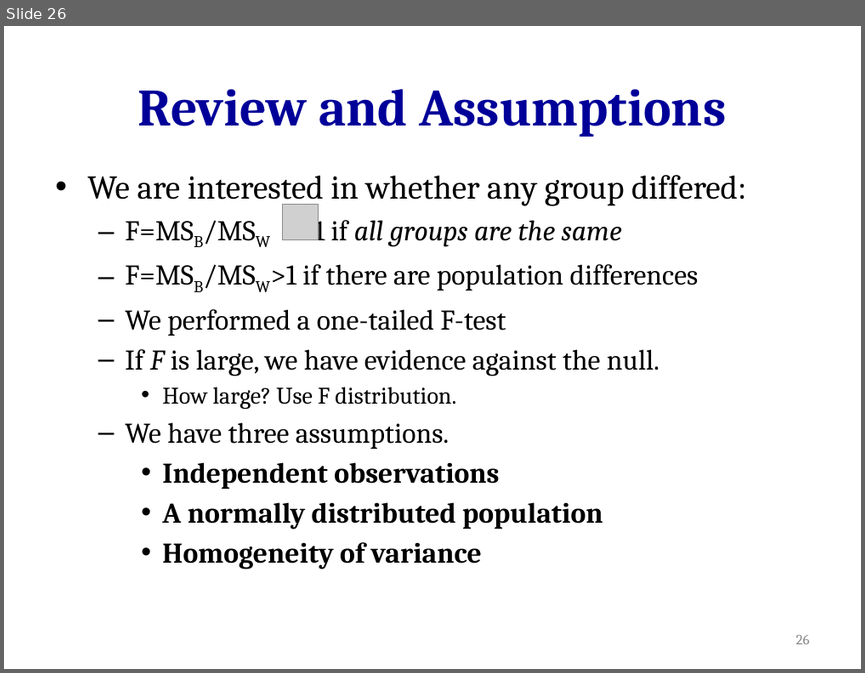
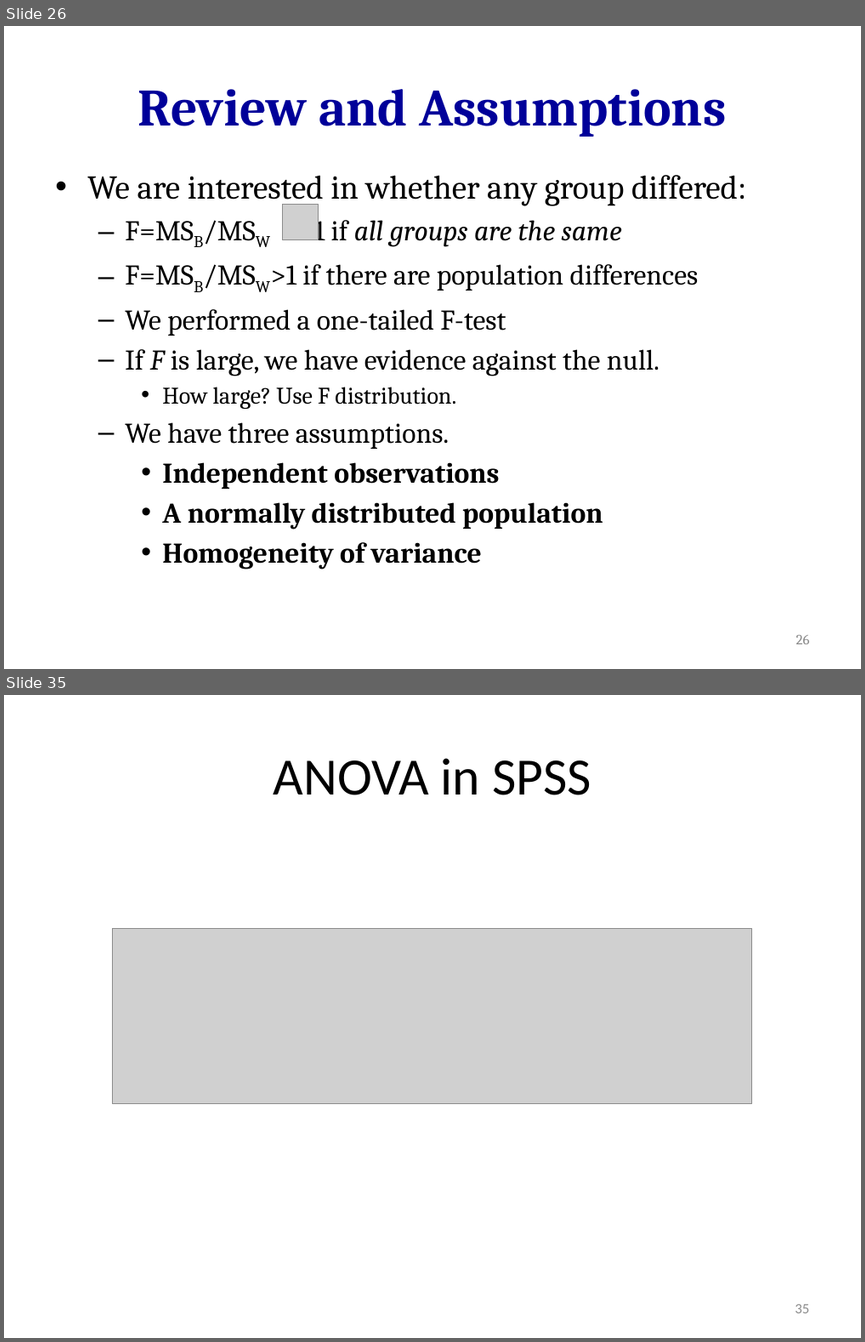
Before and after one commit to hejibo/Psychological-Statistics, a slide deck: Lecture 16_ANOVA/Lecture 16_ANOVA.pptx. Shown one above the other, each under a label of ours: slide 26 before the commit, slides 26 and 35 after it; the slides between them are not shown. The pictures are 865x673 and 865x1342 pixels, drawn with LibreOffice and Linux fonts; fonts in the diff are those of the drawing; grey boxes stand for pictures. Boxes give left, top, right and bottom in pixels: in the first picture for what was removed or moved away, otherwise in the second. Text is boxed around its words. In the diff, an @@ line names an element or a change of style, - is before the commit and + after.

Commit message:
add anova r and spss and cohen's d for independent t-test

```diff
--- a/Lecture 16_ANOVA/Lecture 16_ANOVA.pptx
+++ b/Lecture 16_ANOVA/Lecture 16_ANOVA.pptx
@@ slide 35 added at box(4, 695, 861, 1338), background #FFFFFF @@
@@ title added at box(273, 758, 591, 795), 44 pt, text #000000 @@
+ANOVA in SPSS
@@ picture added at box(112, 928, 751, 1103) @@
@@ page number added at box(794, 1304, 809, 1313), 12 pt, text #8C8C8C @@
+35
```
Also in this commit, not shown: 9 other slides added, 13 other files.
